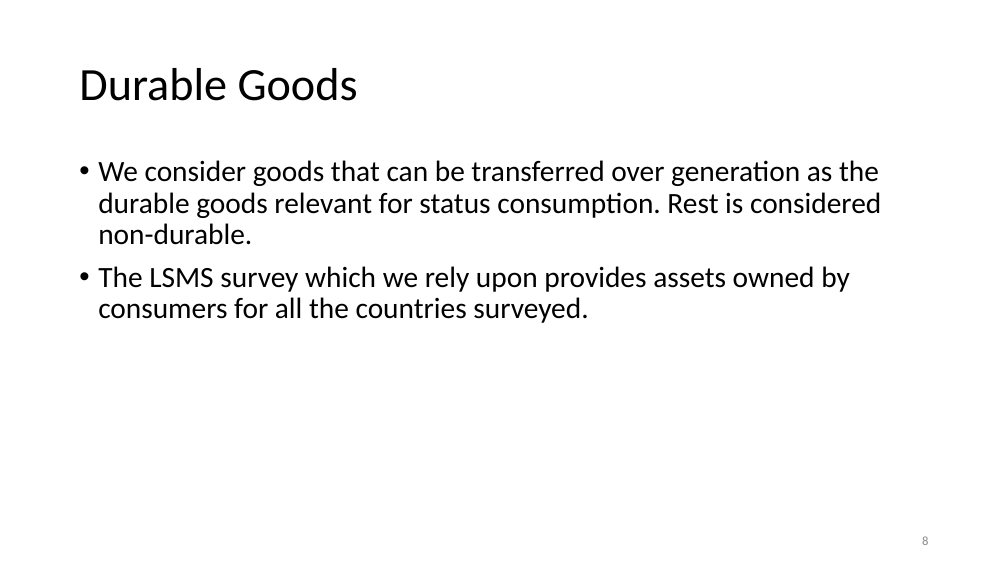
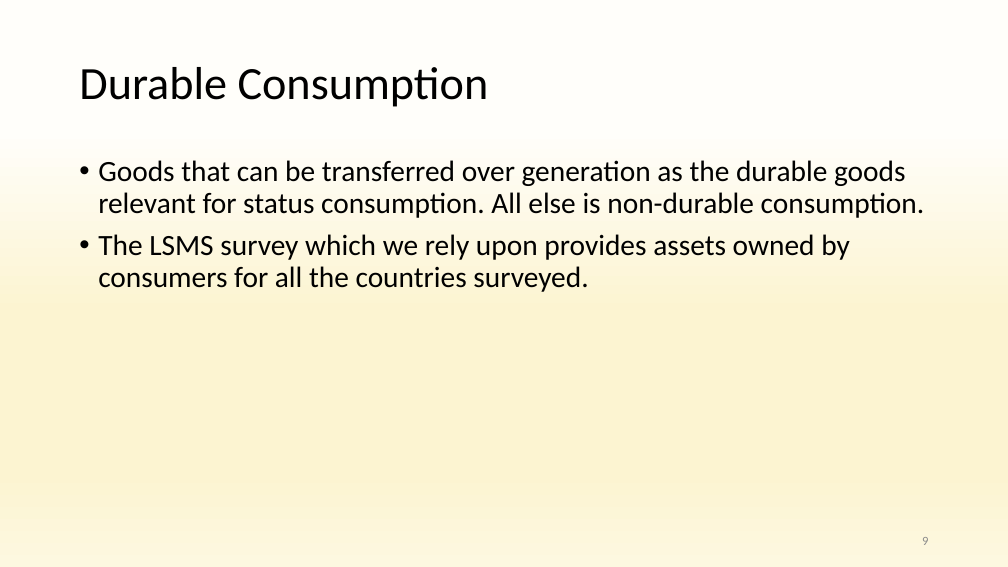
Before and after one commit to anuragr81/research, a slide deck: slide 9 of consumption/presentationOct2021.pptx (slide 8 before the commit). Drawn at 1008x567 pixels with LibreOffice and Linux fonts; fonts in the diff are those of the drawing; background and template pictures are left out. Boxes give left, top, right and bottom in pixels: in the first picture for what was removed or moved away, otherwise in the second. Text is boxed around its words. In the diff, an @@ line names an element or a change of style, - is before the commit and + after.

```diff
--- a/consumption/presentationOct2021.pptx
+++ b/consumption/presentationOct2021.pptx
@@ background #FFFFFF to gradient #FFFEFA to #FCF4D1 to #FDF8E0 @@
@@ title at box(79, 67, 489, 107): text changed @@
-Durable Goods
+Durable Consumption
@@ text at box(98, 160, 925, 218): text changed @@
-• We consider goods that can be transferred over generation as the durable goods relevant for status consumption. Rest is considered non-durable.
+• Goods that can be transferred over generation as the durable goods relevant for status consumption. All else is non-durable consumption.
@@ page number at box(922, 537, 928, 545): text changed @@
-8
+9
```
Also in this commit, not shown: 19 other slides changed, 4 slides added, 5 other files.
